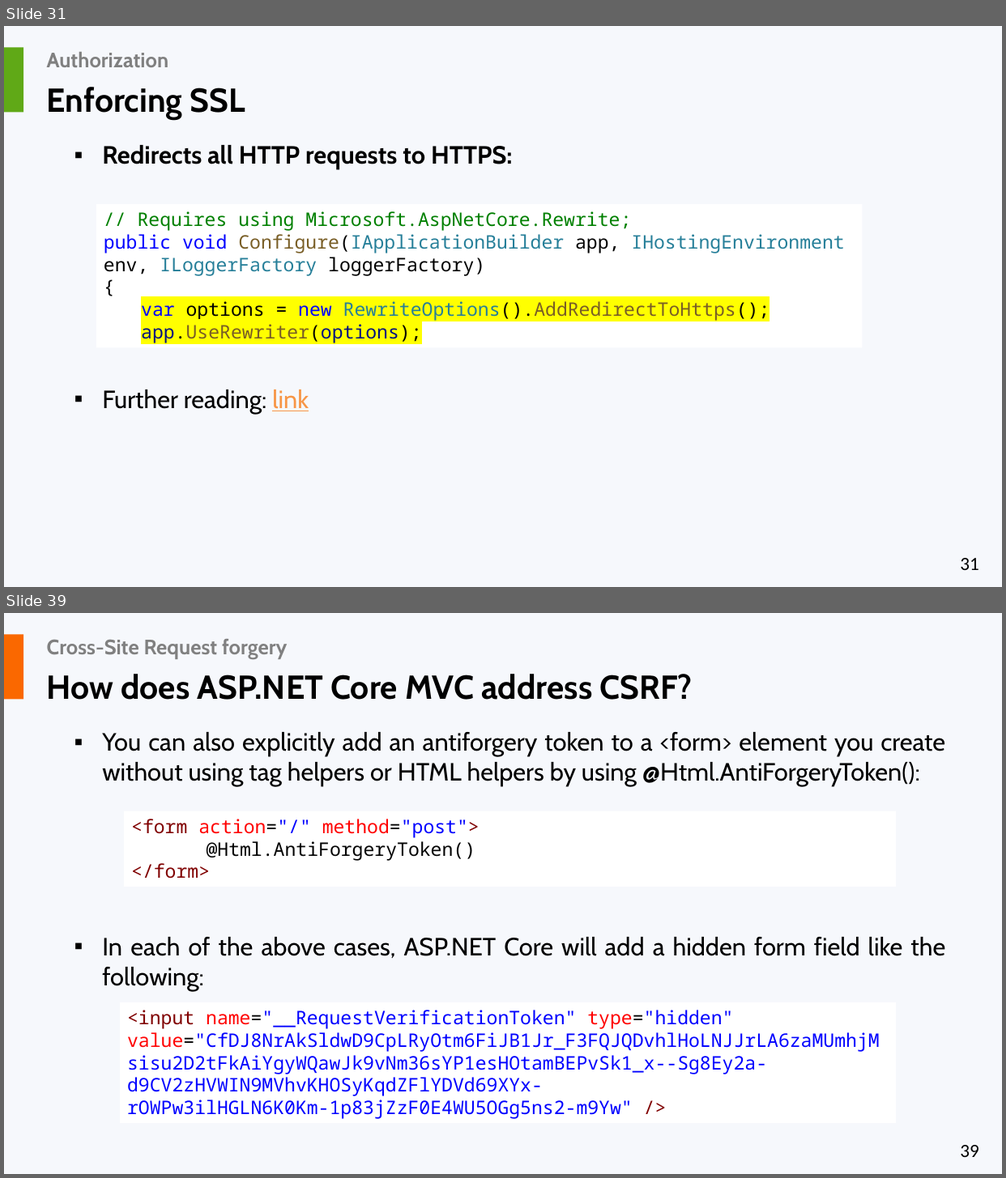
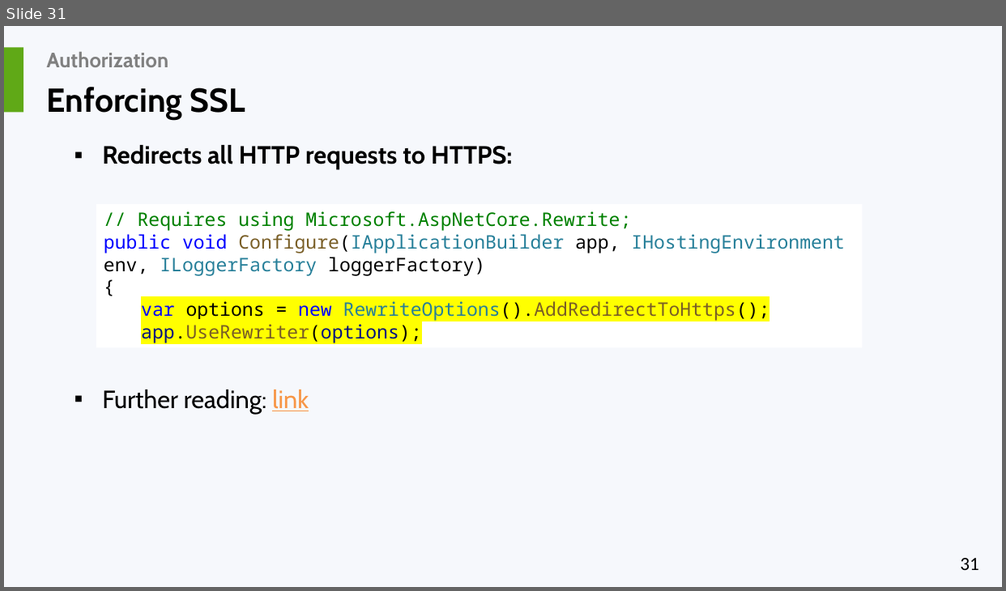
Before and after one commit to liviucotfas/ase-web-and-cloud-applications-security, a slide deck: Presentation ASPNET MVC Core - Part II.pptx. Shown one above the other, each under a label of ours: slides 31 and 39 before the commit, slide 31 after it; the slides between them are not shown. The pictures are 1006x1178 and 1006x591 pixels, drawn with LibreOffice and Linux fonts; fonts in the diff are those of the drawing. Boxes give left, top, right and bottom in pixels: in the first picture for what was removed or moved away, otherwise in the second. Text is boxed around its words. In the diff, an @@ line names an element or a change of style, - is before the commit and + after.

```diff
--- a/Presentation ASPNET MVC Core - Part II.pptx
+++ b/Presentation ASPNET MVC Core - Part II.pptx
@@ slide 39 removed at (x1=4, y1=613, x2=1002, y2=1174), background #F6F8FC; not listed: 1 template element that a slide beside it also shows @@
@@ rectangle removed at (x1=4, y1=635, x2=23, y2=700) @@
@@ title removed at (x1=47, y1=639, x2=287, y2=658) @@
-Cross-Site Request forgery
@@ text removed at (x1=47, y1=674, x2=692, y2=700) @@
-How does ASP.NET Core MVC address CSRF?
@@ text removed at (x1=102, y1=732, x2=945, y2=991) @@
-▪ You can also explicitly add an antiforgery token to a <form> element you create without using tag helpers or HTML helpers by using @Html.AntiForgeryToken():
-▪ In each of the above cases, ASP.NET Core will add a hidden form field like the following:
@@ rectangle removed at (x1=124, y1=811, x2=897, y2=887) @@
-<form action="/" method="post">
-@Html.AntiForgeryToken()
-</form>
@@ rectangle removed at (x1=120, y1=1003, x2=897, y2=1124) @@
-<input name="__RequestVerificationToken" type="hidden" value="CfDJ8NrAkSldwD9CpLRyOtm6FiJB1Jr_F3FQJQDvhlHoLNJJrLA6zaMUmhjMsisu2D2tFkAiYgyWQawJk9vNm36sYP1esHOtamBEPvSk1_x--Sg8Ey2a-d9CV2zHVWIN9MVhvKHOSyKqdZFlYDVd69XYx-rOWPw3ilHGLN6K0Km-1p83jZzF0E4WU5OGg5ns2-m9Yw" />
```
Also in this commit, not shown: 3 slides changed, 20 other slides removed, 7 other files.
